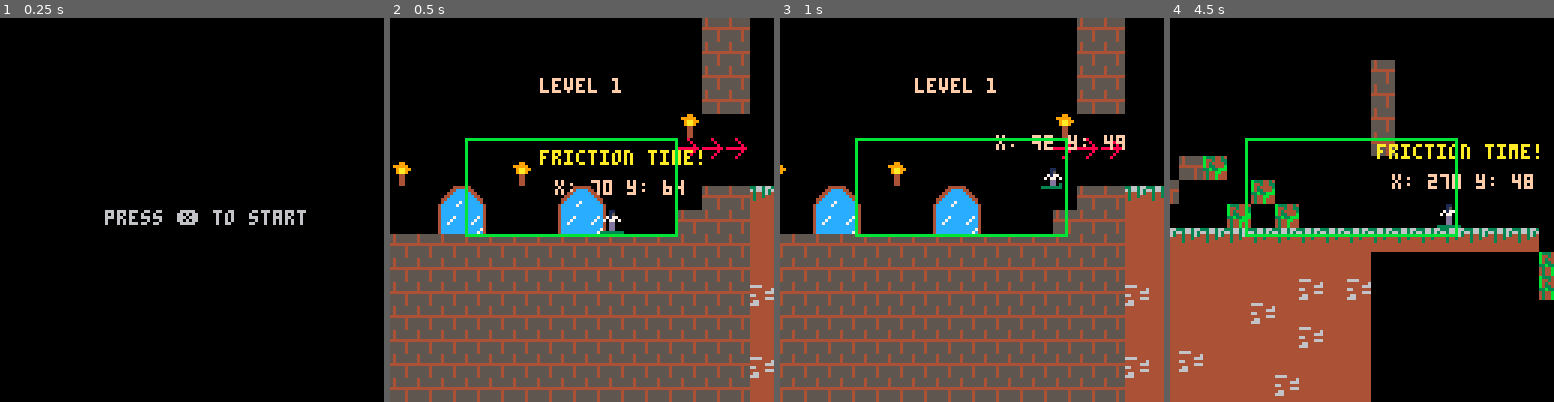
Above: before the commit, frames 1-4 (left to right).
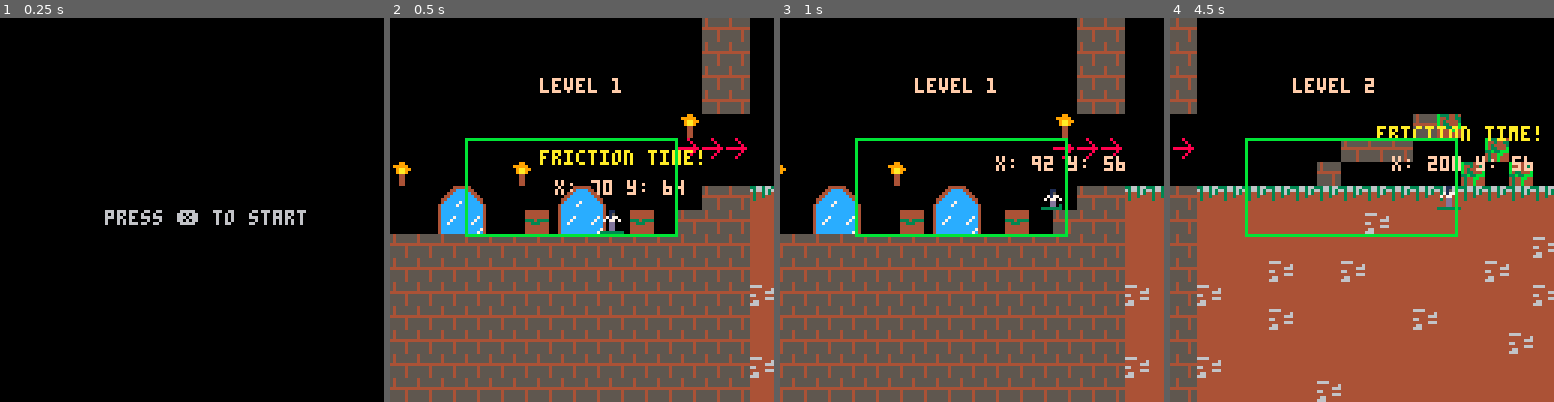
Above: after the commit, the same moments.

Repository: FrederikHR/GDB
Game: PICO-8 cartridge lift.p8
Same seed, same stepped clock (60 frames per second), same inputs: the game is played once before the commit and once after it.
Inputs:
- Up to frame 1 (0.25 s): no input
- Up to frame 2 (0.5 s): tap X (X key) at 0.33 s
- Up to frame 3 (1 s): tap O (Z key) at 0.7 s
- Up to frame 4 (4.5 s): tap X (X key) at 1.07, 1.85, 2.97, 4.08 s; hold Right 1.6-2.1 s; tap O (Z key) every 0.4 s from 1.7 to 4.1 s; hold Up 2.15-2.42 s; hold Right 2.47-3.03 s; hold Left 3.08-3.58 s; hold Down 3.63-3.97 s; hold Right from 4.02 s (still down)

Frame 1 is identical in both runs. In frame 2, 0.8% of the frame differs, in the area x 35-69%, y 50-57%; in frame 3, 1.8%; in frame 4, 43%, in the area x 0-100%, y 0-100%.

Commit message:
vine-activation-box added

Diff:
--- a/lift.p8
+++ b/lift.p8
@@ -80,10 +80,18 @@
 	print("level 1",50,20, 15)
 	print("level 2",150,20, 15)
 
+	spr(74, 45, 64)
 	camera(cx,cy)
 	map(0, 0)
 	draw_player()
 	if (not p.vine) draw_vine()
+
+	if v then
+		if v.dropped then
+			draw_new_tiles()
+		end
+	end
+
 
 	rect(box.x, box.y,
 						box.x+box.w, box.y+box.h, 11)
@@ -150,15 +159,23 @@
 	 p.dx+=p.acc
 	 p.flp=false
 	 p.play="walk"
+
 	elseif btn(3) then
 		p.play="crouch"
+
+
 		if btnp(5) and p.vine then
 		 p.vine=false
 		 make_vine(p)
 		 v.timer = time()
+
+		 if collide_map(v, "down", 2) then
+		 	v.dropped = true
+			end
 		elseif btnp(5) and (not p.vine) and collide_sprite(p,"center",v) and (time() - v.timer) > 0.5 then
 		 p.vine=true
 		 v.active=false
+		 v.dropped = false
 		end
 	else
 		p.play="idle"
@@ -262,6 +279,7 @@
 	v.sh=1
 	v.flp=false
 	v.active=true
+	v.dropped = false
 end
 
 function update_vine()
@@ -273,6 +291,12 @@
 
 function draw_vine()
 		spr(abs(v.spr),v.x,v.y,v.sw,v.sh,v.flp!=(v.spr<0))
+end
+
+function draw_new_tiles()
+	for i=0,40,5 do
+		spr(75, v.x+i, v.y+8)
+	end
 end
 
 
@@ -473,8 +497,6 @@
 		box.y += diffy
 	end
 end
--->8
--- vine mechanics
 __gfx__
 00000000000110000001100000011000000110000001100000011000000000000000000000000000000000000000000000000000000000000000000000000000
 00000000000150000001500000015000000150000001500000015000000000000000000000000000000000000000000000000000000000000000000000000000
@@ -525,26 +547,26 @@
 000000000000000000000000000000004ccccccccccccc7400000000000000000000000000000000000000000000000000000000000000000000000000000000
 000000000000000000000000000000004cccccccccccc7c400000000000000000000000000000000000000000000000000000000000000000000000000000000
 __gff__
-0000000000000000000000000000000000000000000000000000000000000000000000000000000000000000000000000000000000000000000000000000000003000000000003030303000000000000000000000000000000000000000000000000000000000000000000000000000000000000000000000000000000000000
+0000000000000000000000000000000000000000000000000000000000000000000000000000000000000000000000000000000000000000000000000000000003000000000003030303070300000000000000000000000000000000000000000000000000000000000000000000000000000000000000000000000000000000
 0000000000000000000000000000000000000000000000000000000000000000000000000000000000000000000000000000000000000000000000000000000000000000000000000000000000000000000000000000000000000000000000000000000000000000000000000000000000000000000000000000000000000000
 __map__
 5050505050505050505050505040400000000000000000000000000000000000400000000000000000000000000000000000000000000000000000000000000000000000000000000000000000000000000000000000000000000000000000000000000000000000000000000000000000000000000000000000000000000000
-5050505050505050505050505040400000000000000000000000000000000000400000000000000000000000000000000000000000000000000000000000000000000000000000000000000000000000000000000000000000000000000000000000000000000000000000000000000000000000000000000000000000000000
+5050505050505050500050505040400000000000000000000000000000000000400000000000000000000000000000000000000000000000000000000000000000000000000000000000000000000000000000000000000000000000000000000000000000000000000000000000000000000000000000000000000000000000
 5050505050505050505050505040400000000000000000000000000000000000400000000000000000000000000000000000000000000000000000000000000000000000000000000000000000000000000000000000000000000000000000000000000000000000000000000000000000000000000000000000000000000000
 5050505050505050505050505040400000000000000000000000000000000000400000000000000000000000000000000000000000000000000000000000000000000000000000000000000000000000000000000000000000000000000000000000000000000000000000000000000000000000000000000000000000000000
 5050505050505050505050504150500000000000000000004046000000000000000000000000000000000000000000000000000000000000000000000000000000000000000000000000000000000000000000000000000000000000000000000000000000000000000000000000000000000000000000000000000000000000
 5052505050505050505050504242425000000000004040400000004600000000000000000000000000000000000000000000000000000000000000000000000000000000000000000000000000000000000000000000000000000000000000000000000000000000000000000000000000000000000000000000000000000000
 4152505050415050505050500000005000000000400000000000460046000000000000000000000000000000000000000000000000000000000000000000000000000000000000000000000000000000000000000000000000000000000000000000000000000000000000000000000000000000000000000000000000000000
 5050444550505044455050500040404747474747474747474747474747474747474747474747470000000000000000000000000000000000000000000000000000000000000000000000000000000000000000000000000000000000000000000000000000000000000000000000000000000000000000000000000000000000
-5050545550505054555050504040404949494949494948494949494949494949000000000000004600000000000000000000000000000000000000000000000000000000000000000000000000000000000000000000000000000000000000000000000000000000000000000000000000000000000000000000000000000000
-4040404040404040404040404040404949494949494949494949494949484948000000000000004646000000000000000000000000000000000000000000000000000000000000000000000000000000000000000000000000000000000000000000000000000000000000000000000000000000000000000000000000000000
-4040404040404040404040404040404949494849494849494949494849494949000000000000000046460000000000000000000000000000000000000000000000000000000000000000000000000000000000000000000000000000000000000000000000000000000000000000000000000000000000000000000000000000
-4040404040404040404040404040404849494949494949494949494949484949000000000000000000464600000000000000000000000000000000000000000000000000000000000000000000000000000000000000000000000000000000000000000000000000000000000000000000000000000000000000000000000000
-4040404040404040404040404040404949494849494949494849494949494949000000000000000000004646000000000000000000000000000000000000000000000000000000000000000000000000000000000000000000000000000000000000000000000000000000000000000000000000000000000000000000000000
+505054555050505455504a504040404949494949494948494949494949494949000000000000004600000000000000000000000000000000000000000040000000000000000000000000000000000000000000000000000000000000000000000000000000000000000000000000000000000000000000000000000000000000
+4040404040404040404040404040404949494949494949494949494949484948000000000000004646000000000000000000000000000000000000000040000000000000000000000000000000000000000000000000000000000000000000000000000000000000000000000000000000000000000000000000000000000000
+4040404040404040404040404040404949494849494849494949494849494949000000000000000046460000000000000000000000000000000000000040000000000000000000000000000000000000000000000000000000000000000000000000000000000000000000000000000000000000000000000000000000000000
+4040404040404040404040404040404849494949494949494949494949484949000000000000000000464600000000000000000000000000000000000040000000000000000000000000000000000000000000000000000000000000000000000000000000000000000000000000000000000000000000000000000000000000
+4040404040404040404040404040404949494849494949494849494949494949000000000000000000004646000000000000000000000000000000000040000000000000000000000000000000000000000000000000000000000000000000000000000000000000000000000000000000000000000000000000000000000000
 4040404040404040404040404040404949494949494949494949494948494949000000000000000000000000460000000000000000000000000000000000000000000000000000000000000000000000000000000000000000000000000000000000000000000000000000000000000000000000000000000000000000000000
 40404040404040404040404040404048494949494949494949494949494949490000000000000000000000000000464a0000000000000000000000000000000000000000000000000000000000000000000000000000000000000000000000000000000000000000000000000000000000000000000000000000000000000000
-4040404040404040404040404040404949494949484949494949494949494949000000000000000000000000004600000000000000000000000000000000000000000000000000000000000000000000000000000000000000000000000000000000000000000000000000000000000000000000000000000000000000000000
-4040404040404040404040404040404949494949494949484949494949494949000000000000000000000000460000000000000000000000000000000000000000000000000000000000000000000000000000000000000000000000000000000000000000000000000000000000000000000000000000000000000000000000
+4040404040404040404040404040404949494949484949494949494949494949000000000000000000000000004600000000000000004646464646464746000000000000000000000000000000000000000000000000000000000000000000000000000000000000000000000000000000000000000000000000000000000000
+4040404040404040404040404040404949494949494949484949494949494949000000000000000000000000460000000000000000004849484949480000000000000000000000000000000000000000000000000000000000000000000000000000000000000000000000000000000000000000000000000000000000000000
 0000000000000000000000000000000000000000000000000000000000000000000000000000000000000046000000000000000000000000000000000000000000000000000000000000000000000000000000000000000000000000000000000000000000000000000000000000000000000000000000000000000000000000
 0000000000000000000000000000000000000000000000000000000000000000000000464646464646464600000000000000000000000000000000000000000000000000000000000000000000000000000000000000000000000000000000000000000000000000000000000000000000000000000000000000000000000000
 0000000000000000000000000000000000000000000000000000000046464646464646460000000000000000000000000000000000000000000000000000000000000000000000000000000000000000000000000000000000000000000000000000000000000000000000000000000000000000000000000000000000000000
